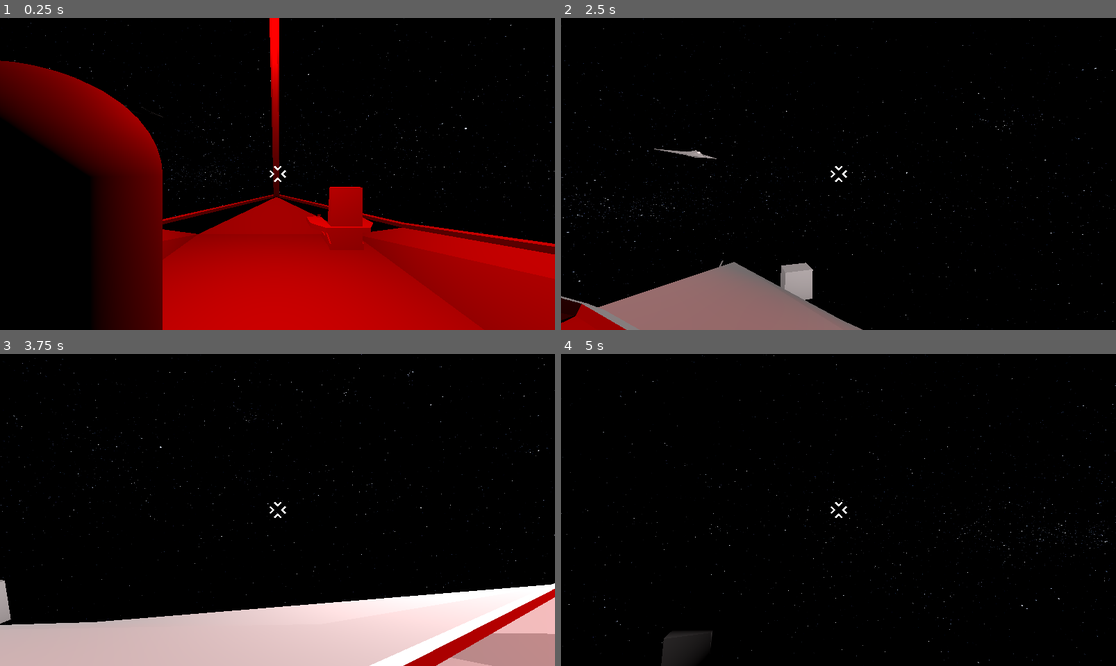
Above: before the commit, frames 1-4 (two rows, left to right).
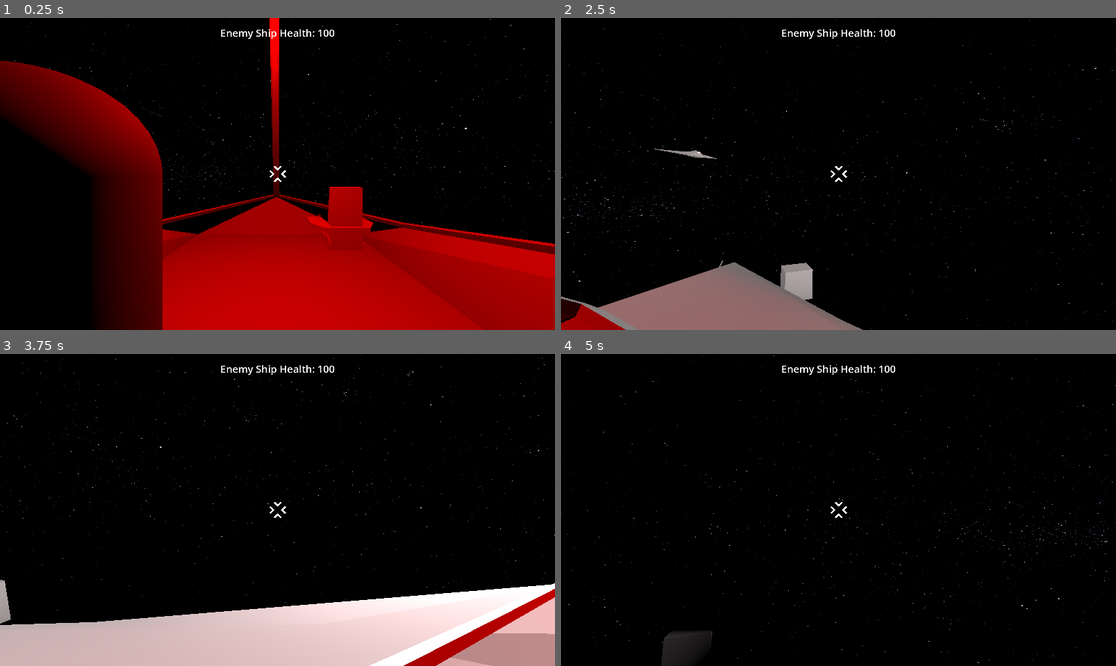
Above: after the commit, the same moments.

Repository: Greenwolf8/UntitledSpaceGame
Game: Godot game, scene res://Map.tscn
Two runs of this game, one before a commit and one after it. Both use one fixed random seed, a clock stepped at 60 frames per second and the inputs below.
Inputs (mouse positions are in pixels of both pictures, inside the frame that each line leads up to):
- Up to frame 1 (0.25 s): no input
- Up to frame 2 (2.5 s): tap Enter at 0.5 s; move the mouse to (866, 174) at 0.52 s; hold C (camera_lock) 0.53-1.28 s; hold W (move_forward) from 0.53 s (still down); tap Space (jump) at 0.77, 1.52 s; move the mouse to (810, 174) at 1.27 s; tap F (fire) at 1.35 s; move the mouse to (849, 167) at 2.02 s; tap E (interact) at 2.1 s
- Up to frame 3 (3.75 s): keep holding W (move_forward); move the mouse to (271, 516) at 2.77 s; tap Shift (sprint) at 2.85 s; tap Space (jump) at 3.02, 3.5 s; move the mouse to (316, 513) at 3.52 s; tap Alt at 3.6 s
- Up to frame 4 (5 s): keep holding W (move_forward); tap Space (jump) at 3.77, 4.52 s; move the mouse to (794, 506) at 4.27 s; tap C (camera_lock) at 4.35 s

The runs differ from the first frame. In frame 1, 0.2% of the frame differs, in the area x 39-61%, y 3-7%; in frame 2, 0.3%, in the area x 0-61%, y 3-100%; in frame 3, 0.2%; in frame 4, 0.2%.

Commit message:
feat: Add enemy ai health & destruction
Added a health label for the enemy AI ship, and ship gets destroyed (hidden) when health reaches 0

Diff:
--- a/AI_Ship.tscn
+++ b/AI_Ship.tscn
@@ -1,12 +1,21 @@
-[gd_scene load_steps=3 format=3 uid="uid://db8ho13mf013k"]
+[gd_scene load_steps=5 format=3 uid="uid://db8ho13mf013k"]
 
 [ext_resource type="Script" uid="uid://dchqc2wuhpd8b" path="res://ai_ship.gd" id="1_0jbod"]
 [ext_resource type="PackedScene" uid="uid://caf4dxmt3a5uf" path="res://AVRO.VULCAN_GAME.fbx" id="2_pnxum"]
 
-[node name="Node3D" type="Node3D" groups=["player_ship"]]
+[sub_resource type="BoxShape3D" id="BoxShape3D_0jbod"]
+size = Vector3(79.699, 7.5, 31.044)
 
-[node name="AI_Ship" type="CharacterBody3D" parent="." groups=["player_ship"]]
+[sub_resource type="BoxShape3D" id="BoxShape3D_pnxum"]
+size = Vector3(1.6905518, 1, 4.5733643)
+
+[node name="Node3D" type="Node3D" groups=["enemy_ship", "player_ship"]]
+
+[node name="AI_Ship" type="CharacterBody3D" parent="." node_paths=PackedStringArray("ai_health_label") groups=["player_ship"]]
+collision_layer = 8
+collision_mask = 18
 script = ExtResource("1_0jbod")
+ai_health_label = NodePath("AiHealth")
 
 [node name="AVRO_VULCAN_GAME" parent="AI_Ship" instance=ExtResource("2_pnxum")]
 physics_interpolation_mode = 1
@@ -44,3 +53,27 @@
 light_color = Color(1, 0.90015465, 0.88309574, 1)
 light_energy = 2.0
 omni_range = 15.0
+
+[node name="CollisionArea" type="Area3D" parent="AI_Ship"]
+unique_name_in_owner = true
+collision_layer = 8
+collision_mask = 16
+
+[node name="CollisionShape3D" type="CollisionShape3D" parent="AI_Ship/CollisionArea"]
+transform = Transform3D(1, 0, 0, 0, 1, 0, 0, 0, 1, -0.20861816, 3.1207342, 59.587738)
+shape = SubResource("BoxShape3D_0jbod")
+
+[node name="CollisionShape3D2" type="CollisionShape3D" parent="AI_Ship/CollisionArea"]
+transform = Transform3D(10, 0, 0, 0, 10, 0, 0, 0, 10, -0.51208496, 3.7247477, 24.015566)
+shape = SubResource("BoxShape3D_pnxum")
+
+[node name="AiHealth" type="Label" parent="AI_Ship"]
+anchors_preset = 5
+anchor_left = 0.5
+anchor_right = 0.5
+offset_left = -20.0
+offset_top = 27.0
+offset_right = 20.0
+offset_bottom = 62.0
+grow_horizontal = 2
+theme_override_font_sizes/font_size = 35
--- a/Bullet.tscn
+++ b/Bullet.tscn
@@ -14,16 +14,14 @@
 [node name="Bullet" type="Node3D"]
 
 [node name="Bullet" type="CharacterBody3D" parent="."]
+collision_layer = 16
+collision_mask = 0
 script = ExtResource("1_ayd6b")
 
 [node name="MeshInstance3D" type="MeshInstance3D" parent="Bullet"]
 transform = Transform3D(1, 0, 0, 0, 7.5, 0, 0, 0, 1, 0, 0, 0)
 mesh = SubResource("CapsuleMesh_x3e43")
 surface_material_override/0 = SubResource("StandardMaterial3D_u8st5")
-
-[node name="CollisionShape3D" type="CollisionShape3D" parent="Bullet"]
-transform = Transform3D(0.01, 0, 0, 0, 0.01, 0, 0, 0, 0.01, 0, 0, 0)
-shape = SubResource("CapsuleShape3D_ayd6b")
 
 [node name="OmniLight3D" type="OmniLight3D" parent="Bullet"]
 light_color = Color(1, 0.6901961, 0.047058824, 1)
@@ -32,6 +30,14 @@
 light_volumetric_fog_energy = 0.0
 omni_range = 100.0
 
+[node name="Area3D" type="Area3D" parent="Bullet" groups=["bullet"]]
+collision_layer = 16
+collision_mask = 8
+
+[node name="CollisionShape3D" type="CollisionShape3D" parent="Bullet/Area3D"]
+transform = Transform3D(0.01, 0, 0, 0, 0.01, 0, 0, 0, 0.01, 0, 0, 0)
+shape = SubResource("CapsuleShape3D_ayd6b")
+
 [node name="Camera3D" type="Camera3D" parent="."]
 transform = Transform3D(1, 0, 0, 0, 1, 0, 0, 0, 1, 0, 0, 24.46146)
 visible = false
--- a/Ship.gd
+++ b/Ship.gd
@@ -8,6 +8,8 @@
 @onready var camera_3d: Camera3D = %Camera3D
 @onready var front_cast: RayCast3D = %FrontCast
 @onready var speed_label: Label = %Speed
+@onready var ai_health_label: Label = %AiHealth
+
 var Cameralocked = true
 var withPlayer = false
 
--- a/Ship.tscn
+++ b/Ship.tscn
@@ -29,7 +29,7 @@
 [node name="Ship" type="RigidBody3D" parent="." groups=["player_ship"]]
 unique_name_in_owner = true
 collision_layer = 2
-collision_mask = 4
+collision_mask = 12
 continuous_cd = true
 linear_damp = 1.0
 angular_damp = 3.0
--- a/ai_ship.gd
+++ b/ai_ship.gd
@@ -3,13 +3,20 @@
 @export var speed := 80
 @export var rotation_speed := 1
 @onready var player : RigidBody3D
+@export var ai_health_label : Label
+
 
 enum State { PATROL, CHASE, ATTACK}
 var current_state = State.CHASE
 var player_position := Vector3.ZERO
+var ai_health : int = 100
+
+
 
 func _ready() -> void:
 	player = get_tree().get_first_node_in_group("player_ship") as RigidBody3D
+	ai_health_label.text = "Enemy Ship Health: " + str(ai_health)
+	$CollisionArea.area_entered.connect(_on_area_entered)
 
 func _physics_process(delta):
 	var target_position = Vector3.ZERO
@@ -21,7 +28,6 @@
 		State.CHASE:
 			target_position = player_position
 
-
 	if global_position.distance_to(target_position) > 100:
 		var target_transform = global_transform.looking_at(target_position, Vector3.UP)
 		global_transform = global_transform.interpolate_with(target_transform, rotation_speed * delta)
@@ -31,3 +37,17 @@
 
 	velocity = -global_transform.basis.z.normalized() * speed
 	move_and_slide()
+
+func hit():
+	ai_health -= 10
+	ai_health_label.text = "Enemy Ship Health: " + str(ai_health)
+	if ai_health <= 0:
+		self.hide()
+		print("Enemy Destroyed!")
+		set_physics_process(false)
+
+
+func _on_area_entered(area: Area3D) -> void:
+	if area.is_in_group("bullet"):
+		hit()
+		area.queue_free()
--- a/project.godot
+++ b/project.godot
@@ -27,6 +27,8 @@
 [global_group]
 
 player_ship=""
+enemy_ship=""
+bullet=""
 
 [input]
 
@@ -102,6 +104,8 @@
 3d_physics/layer_1="Player"
 3d_physics/layer_2="Ship"
 3d_physics/layer_3="Outside World"
+3d_physics/layer_4="AI_Ship"
+3d_physics/layer_5="Bullets"
 
 [physics]
 
